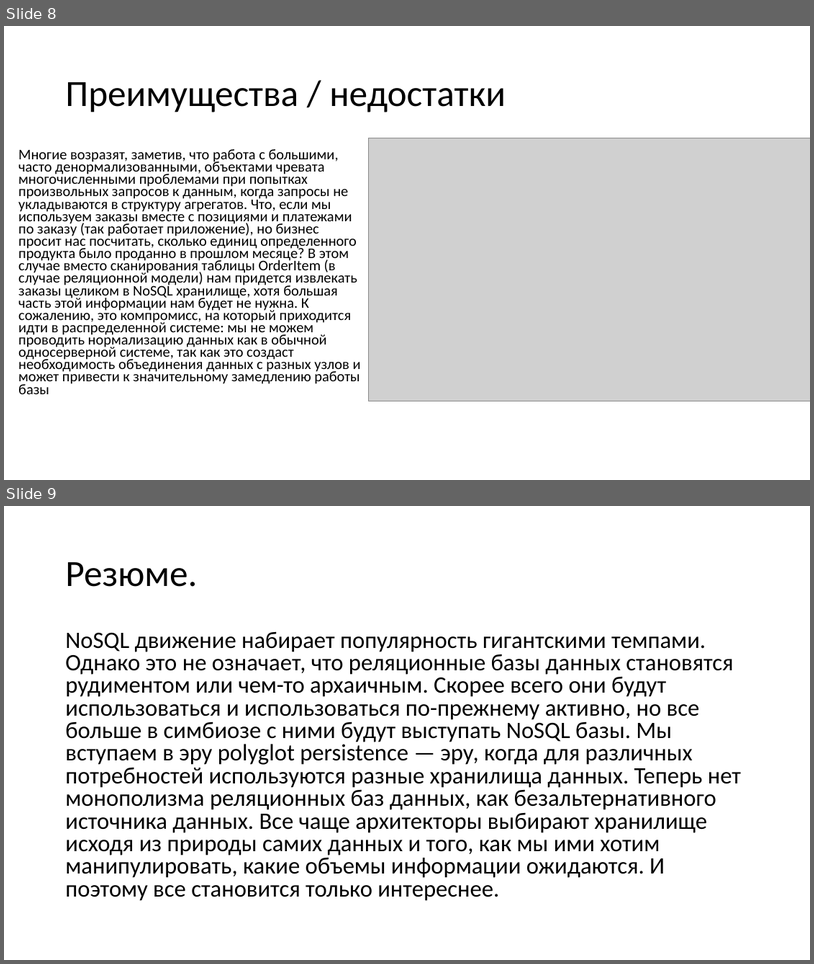
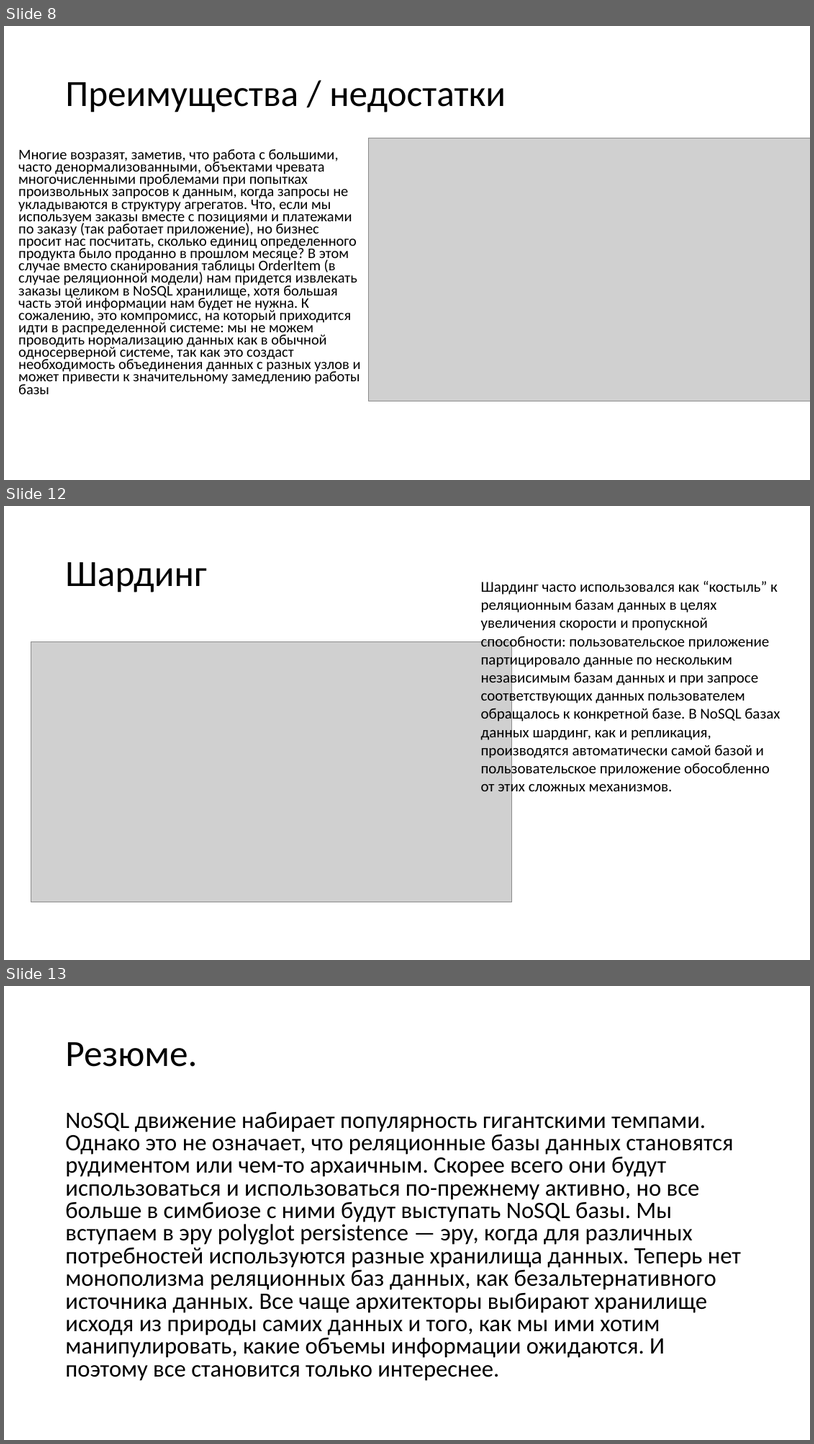
Before and after one commit to avdosev/DataBasePresentations, a slide deck: NoSQL/Презентация.pptx. Shown one above the other, each under a label of ours: slides 8 and 9 before the commit, slides 8, 12 and 13 after it; the slides between them are not shown. The pictures are 814x964 and 814x1444 pixels, drawn with LibreOffice and Linux fonts; fonts in the diff are those of the drawing; grey boxes stand for pictures. Boxes give left, top, right and bottom in pixels: in the first picture for what was removed or moved away, otherwise in the second. Text is boxed around its words. In the diff, an @@ line names an element or a change of style, - is before the commit and + after.

```diff
--- a/NoSQL/Презентация.pptx
+++ b/NoSQL/Презентация.pptx
@@ slide 12 added at (x1=4, y1=506, x2=810, y2=960), background #FFFFFF @@
@@ title added at (x1=65, y1=562, x2=206, y2=592), 44 pt, text #000000 @@
+Шардинг
@@ text added at (x1=481, y1=581, x2=780, y2=796), 18 pt, text #000000 @@
+Шардинг часто использовался как “костыль” к реляционным базам данных в целях увеличения скорости и пропускной способности: пользовательское приложение партицировало данные по нескольким независимым базам данных и при запросе соответствующих данных пользователем обращалось к конкретной базе. В NoSQL базах данных шардинг, как и репликация, производятся автоматически самой базой и пользовательское приложение обособленно от этих сложных механизмов.
@@ picture added at (x1=31, y1=641, x2=512, y2=901) @@
@@ what was slide 9 is now slide 13 @@
```
Also in this commit, not shown: 1 slide changed, 3 other slides added.
